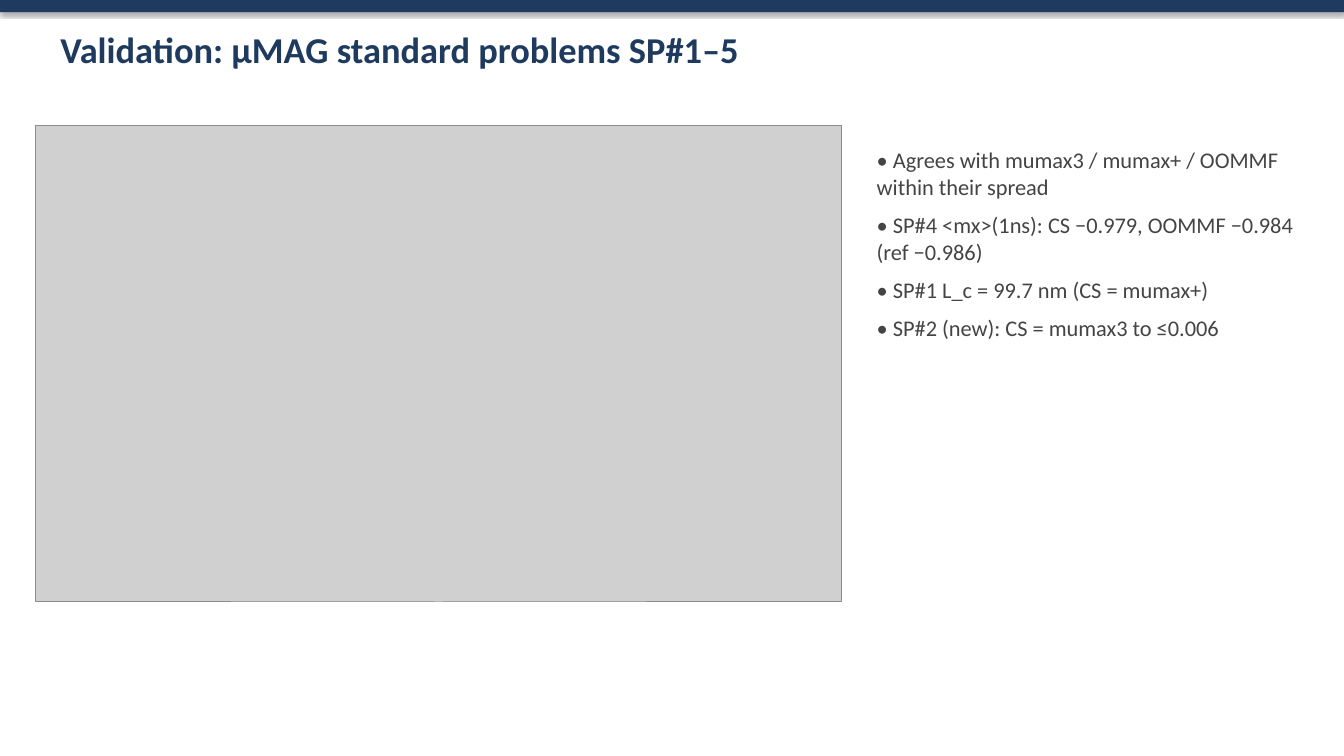
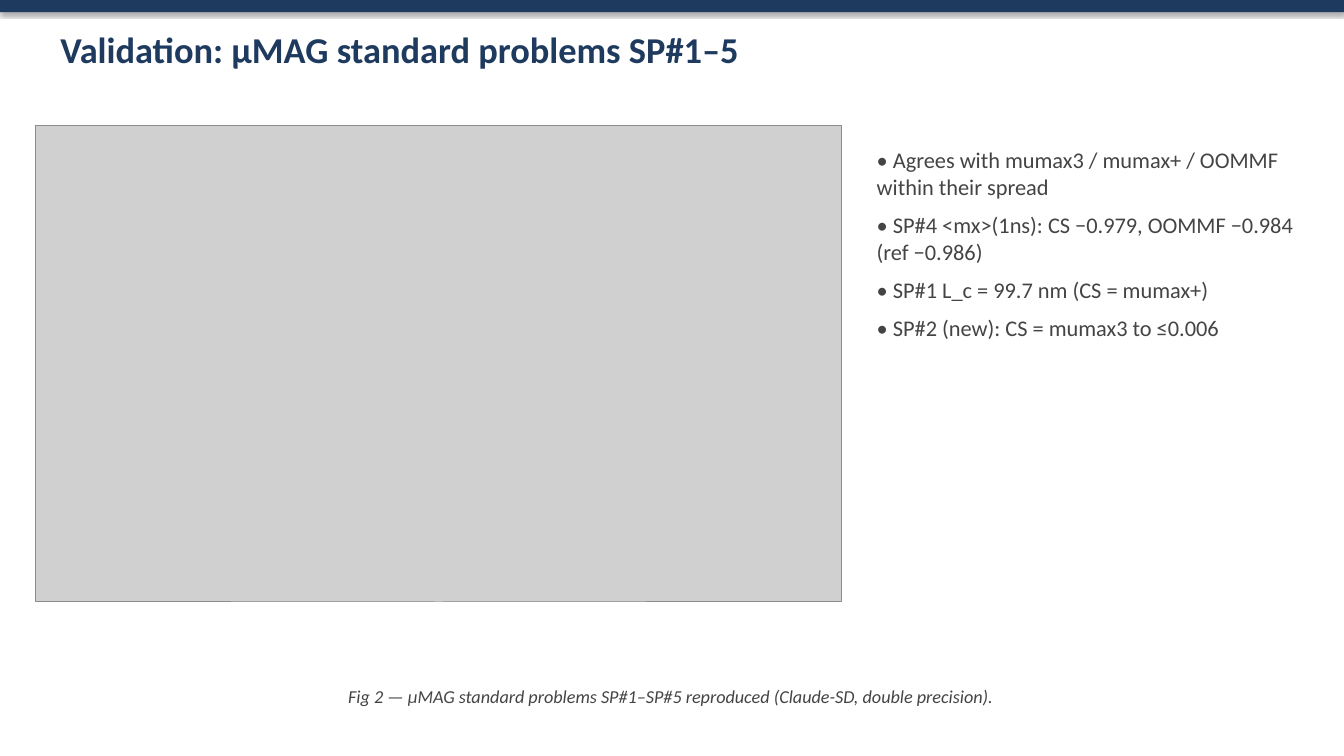
Before and after one commit to mirryou-maker/Claude-SpinDynamics, a slide deck: slide 6 of paper/Claude-SD_talk.pptx. Drawn at 1344x756 pixels with LibreOffice and Linux fonts; fonts in the diff are those of the drawing; grey boxes stand for pictures. Boxes give left, top, right and bottom in pixels: in the first picture for what was removed or moved away, otherwise in the second. Text is boxed around its words. In the diff, an @@ line names an element or a change of style, - is before the commit and + after.

```diff
--- a/paper/Claude-SD_talk.pptx
+++ b/paper/Claude-SD_talk.pptx
@@ text added at (x1=348, y1=690, x2=993, y2=706), 13 pt, text #444444, italic @@
+Fig 2 — µMAG standard problems SP#1–SP#5 reproduced (Claude-SD, double precision).
```
Also in this commit, not shown: 6 other slides changed, 1 other file.
